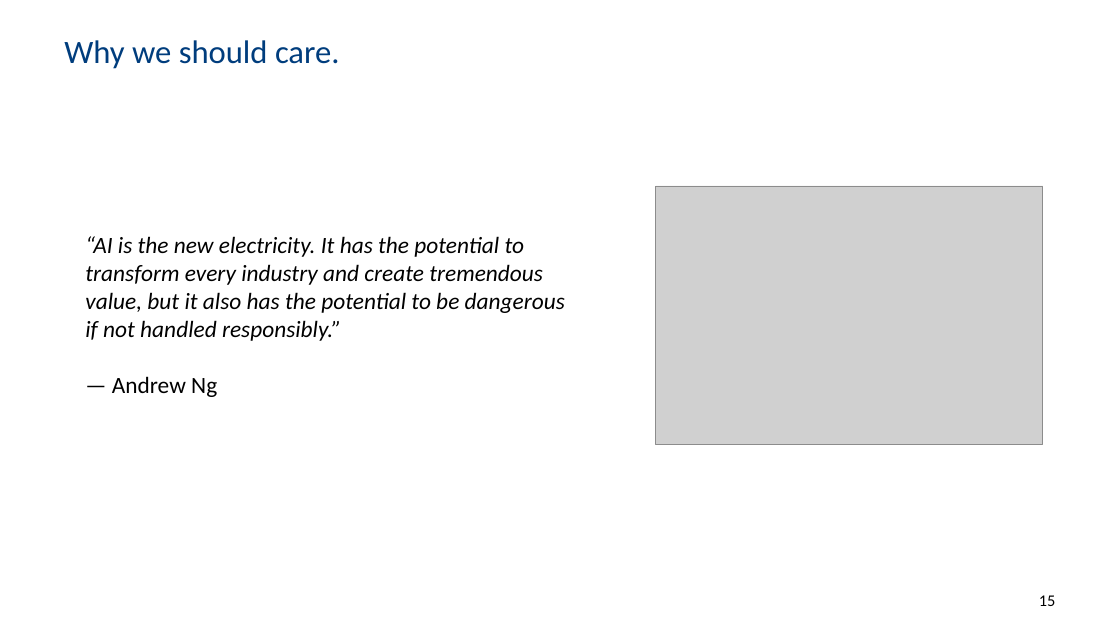
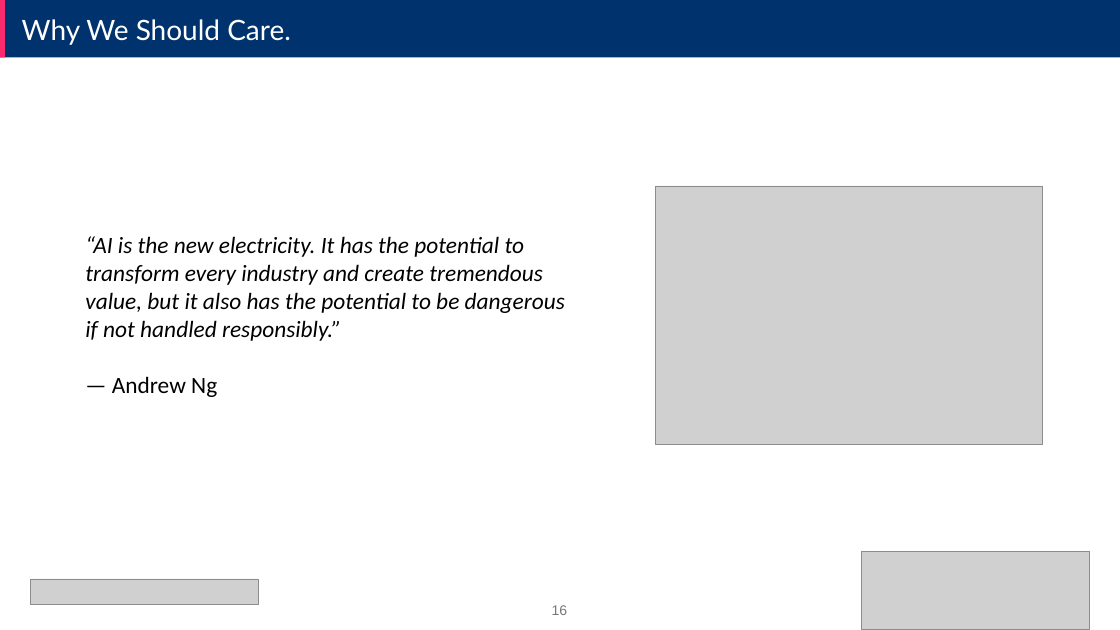
Before and after one commit to ML4NS/ml4ns.github.io, a slide deck: slide 16 of slides/Ethical AI - Principles and Practices/Ethical AI - Principles and Practices.pptx (slide 15 before the commit). Drawn at 1120x630 pixels with LibreOffice and Linux fonts; fonts in the diff are those of the drawing; grey boxes stand for pictures; background and template pictures are left out. Boxes give left, top, right and bottom in pixels: in the first picture for what was removed or moved away, otherwise in the second. Text is boxed around its words. In the diff, an @@ line names an element or a change of style, - is before the commit and + after.

```diff
--- a/slides/Ethical AI - Principles and Practices/Ethical AI - Principles and Practices.pptx
+++ b/slides/Ethical AI - Principles and Practices/Ethical AI - Principles and Practices.pptx
@@ rectangle added at (x1=0, y1=0, x2=1120, y2=57), fill #00326E @@
@@ rectangle added at (x1=0, y1=0, x2=5, y2=57), fill #FA2C6E @@
@@ text "Why We Should Care." at (x1=22, y1=19, x2=291, y2=45): vertical alignment middle to top @@
@@ text at (x1=22, y1=19, x2=291, y2=45): text changed; size 28 to 24 pt; font Calibri to Lato; text colour #003D7D to #FFFFFF @@
-Why we should care.
+Why We Should Care.
@@ picture added at (x1=862, y1=551, x2=1090, y2=629) @@
@@ picture added at (x1=30, y1=579, x2=258, y2=604) @@
@@ page number removed at (x1=1039, y1=595, x2=1056, y2=606) @@
-15
@@ page number added at (x1=552, y1=605, x2=568, y2=615), 12 pt, text #797979 @@
+16
```
Also in this commit, not shown: 16 other slides changed, 2 slides added, 1 slide removed.
